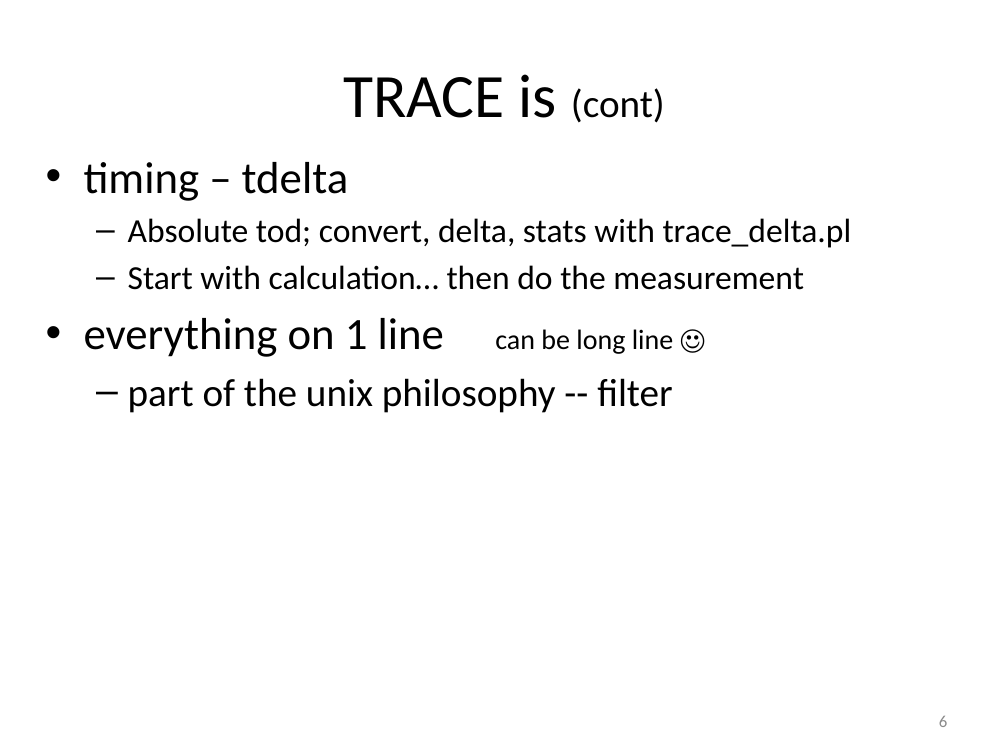
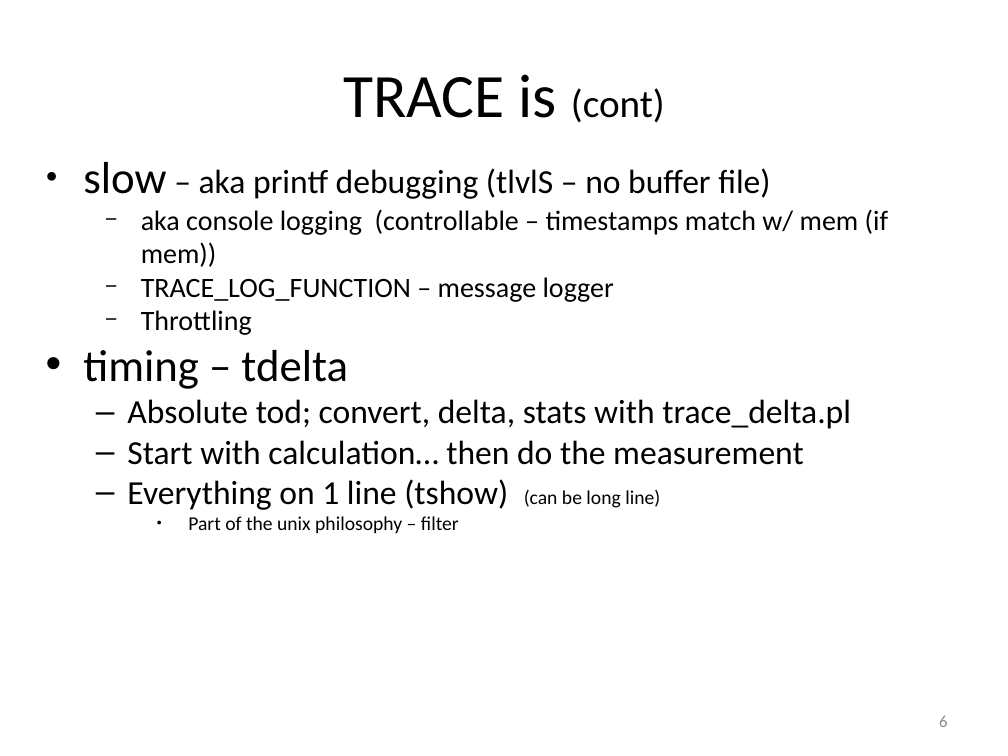
Before and after one commit to art-daq/trace, a slide deck: slide 6 of doc/trace.pptx. Drawn at 1008x756 pixels with LibreOffice and Linux fonts; fonts in the diff are those of the drawing. Boxes give left, top, right and bottom in pixels: in the first picture for what was removed or moved away, otherwise in the second. Text is boxed around its words. In the diff, an @@ line names an element or a change of style, - is before the commit and + after.

Commit message:
TRACE release v3_13_11

```diff
--- a/doc/trace.pptx
+++ b/doc/trace.pptx
@@ text at <box>83,162,888,335</box>: paragraphs added @@
+● slow – aka printf debugging (tlvlS – no buffer file)
+  − aka console logging (controllable – timestamps match w/ mem (if mem))
+  − TRACE_LOG_FUNCTION – message logger
+  − Throttling
@@ text at <box>83,350,851,465</box>: indent changed; less space between paragraphs @@
@@ text at <box>127,479,660,533</box>: text changed; size 28 to 14 pt @@
-• everything on 1 line can be long line ☺
-  – part of the unix philosophy -- filter
+  – Everything on 1 line (tshow) (can be long line)
+    ● Part of the unix philosophy – filter
```
Also in this commit, not shown: 14 other slides changed, 30 other files.
